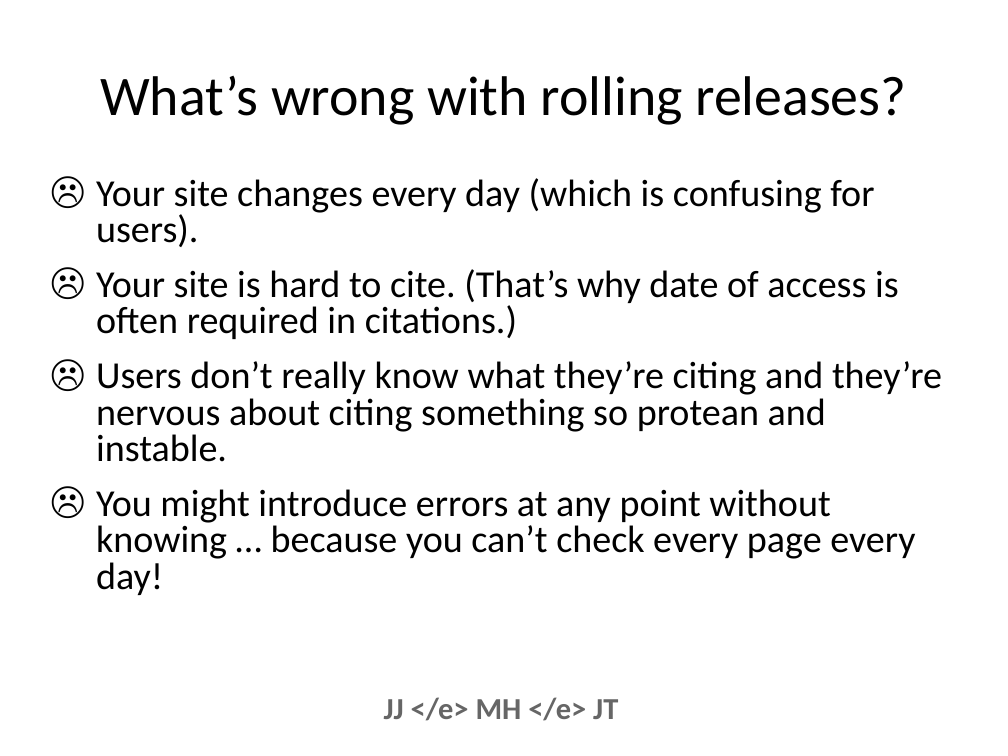
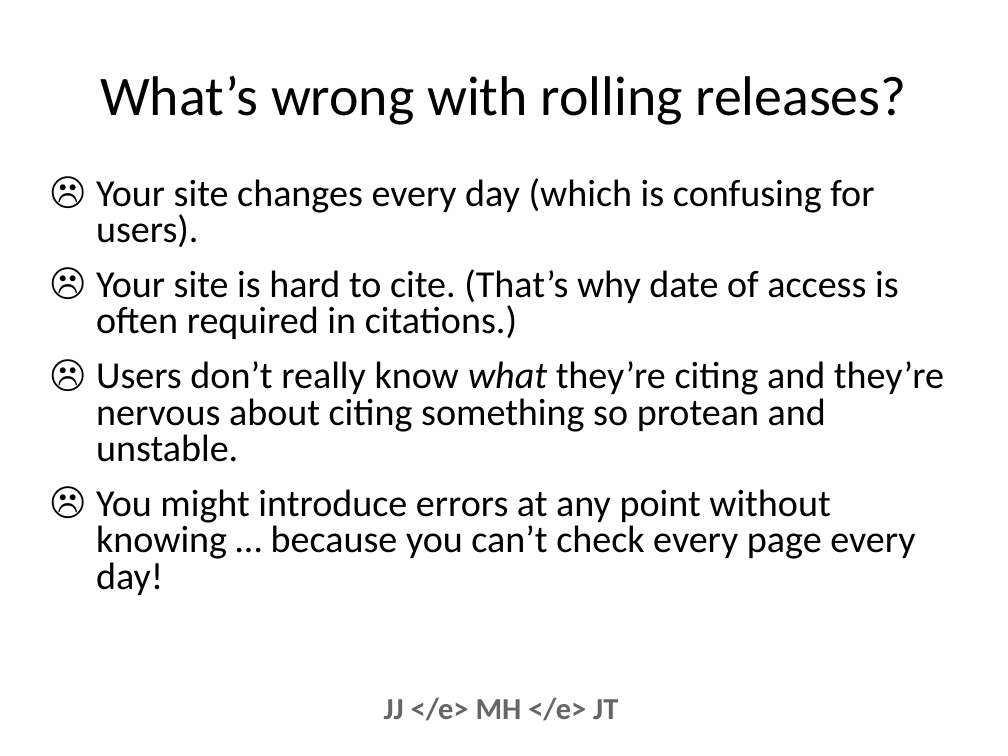
Before and after one commit to projectEndings/Endings, a slide deck: slide 8 of presentations/dhsi2019/what_is_a_release.odp. Drawn at 1008x756 pixels with LibreOffice and Linux fonts; fonts in the diff are those of the drawing; background and template pictures are left out. Boxes give left, top, right and bottom in pixels: in the first picture for what was removed or moved away, otherwise in the second. Text is boxed around its words. In the diff, an @@ line names an element or a change of style, - is before the commit and + after.

Commit message:
Made final changes to presentations on releases

```diff
--- a/presentations/dhsi2019/what_is_a_release.odp
+++ b/presentations/dhsi2019/what_is_a_release.odp
@@ text at (96, 361, 944, 462): text changed @@
-☹ Users don’t really know what they’re citing and they’re nervous about citing something so protean and instable.
+☹ Users don’t really know what they’re citing and they’re nervous about citing something so protean and unstable.
```
Also in this commit, not shown: 3 other slides changed, 1 slide added, 1 other file.
